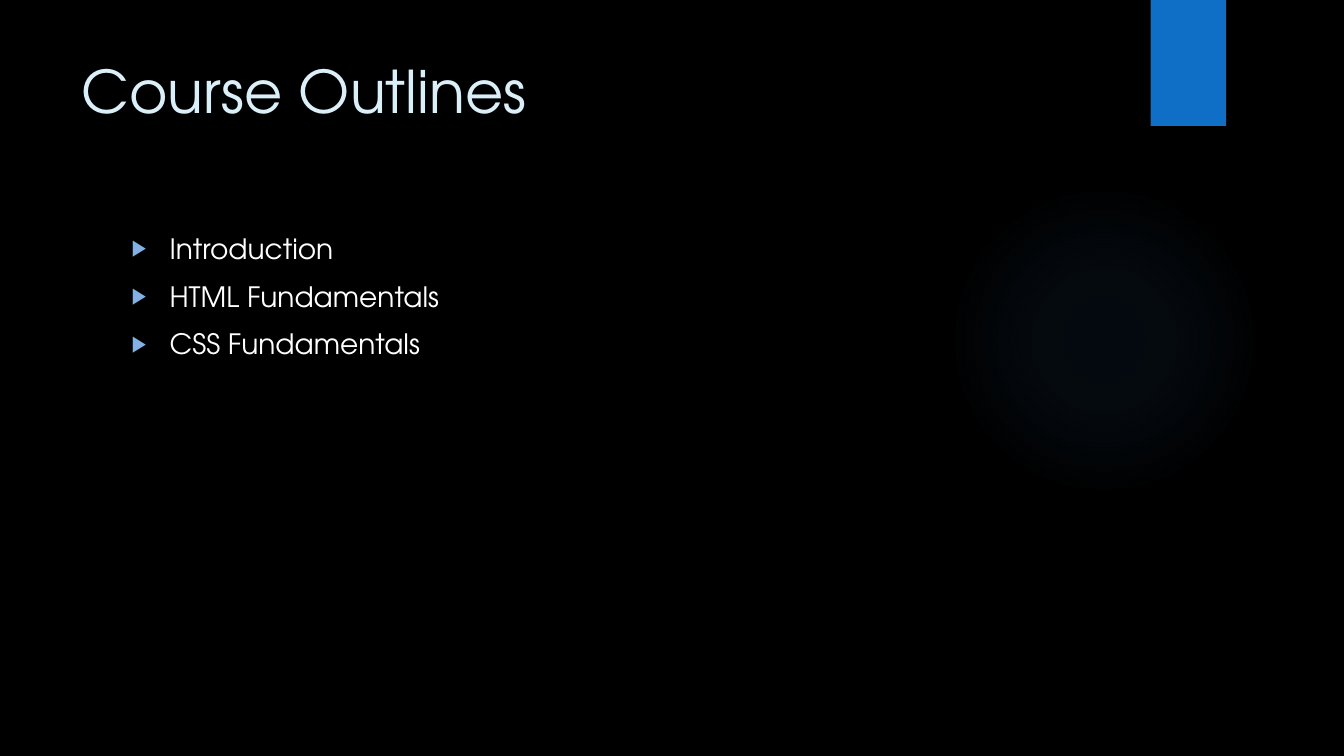
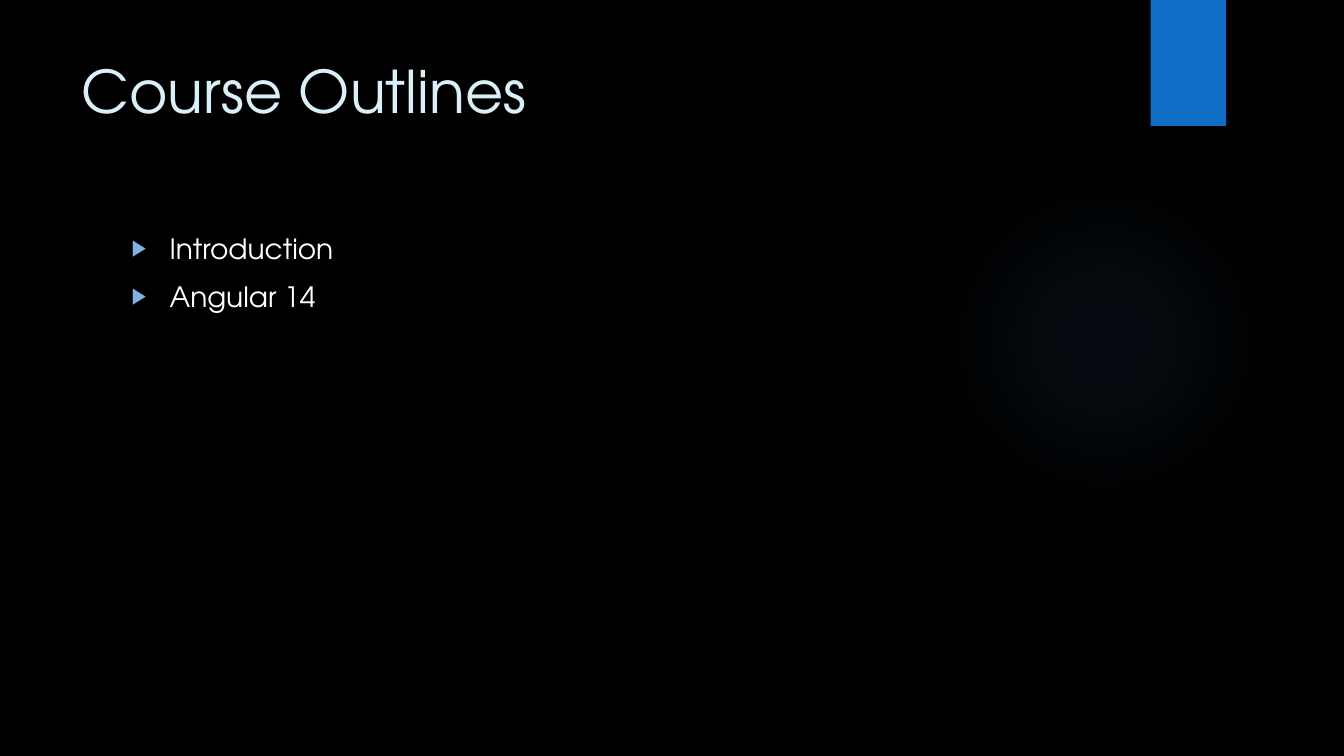
Before and after one commit to ramymibrahim/Sprints-Angular-Course, a slide deck: slide 2 of Angular Course.pptx. Drawn at 1344x756 pixels with LibreOffice and Linux fonts; fonts in the diff are those of the drawing; background and template pictures are left out. Boxes give left, top, right and bottom in pixels: in the first picture for what was removed or moved away, otherwise in the second. Text is boxed around its words. In the diff, an @@ line names an element or a change of style, - is before the commit and + after.

Commit message:
fix git

```diff
--- a/Angular Course.pptx
+++ b/Angular Course.pptx
@@ text at [170, 286, 315, 313]: text changed @@
-▶ HTML Fundamentals
-▶ CSS Fundamentals
+▶ Angular 14
```
